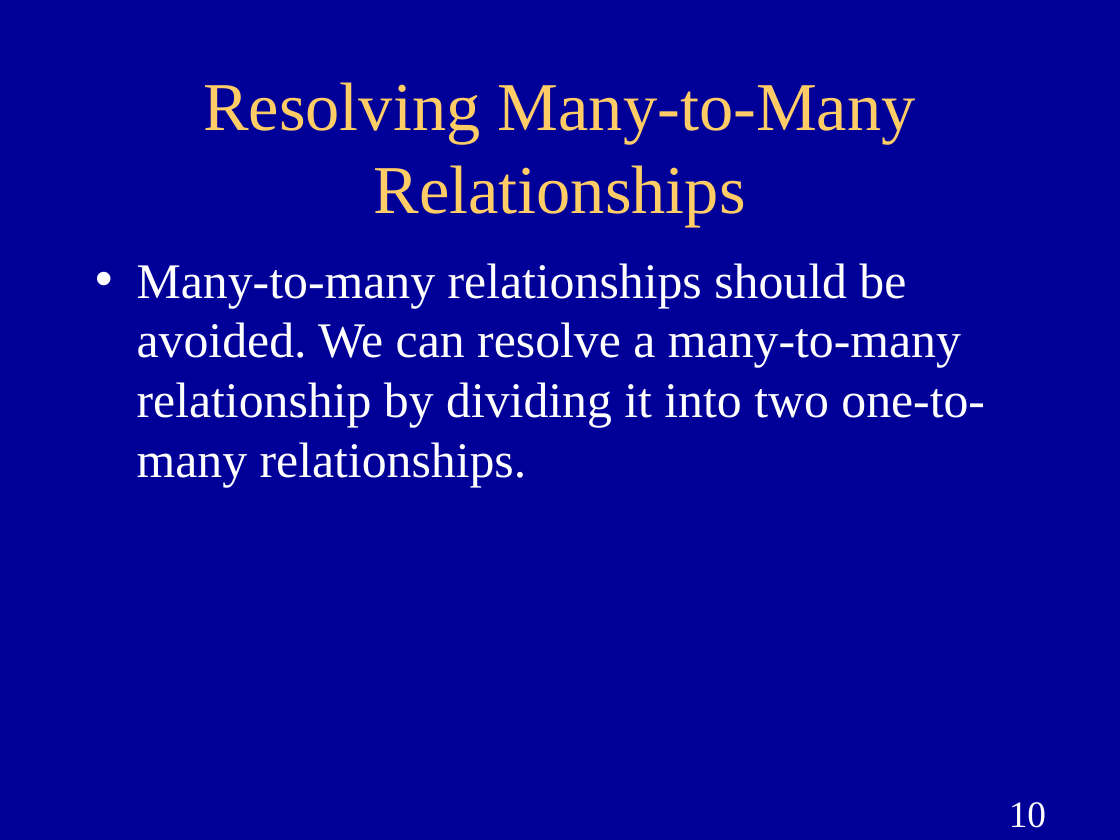
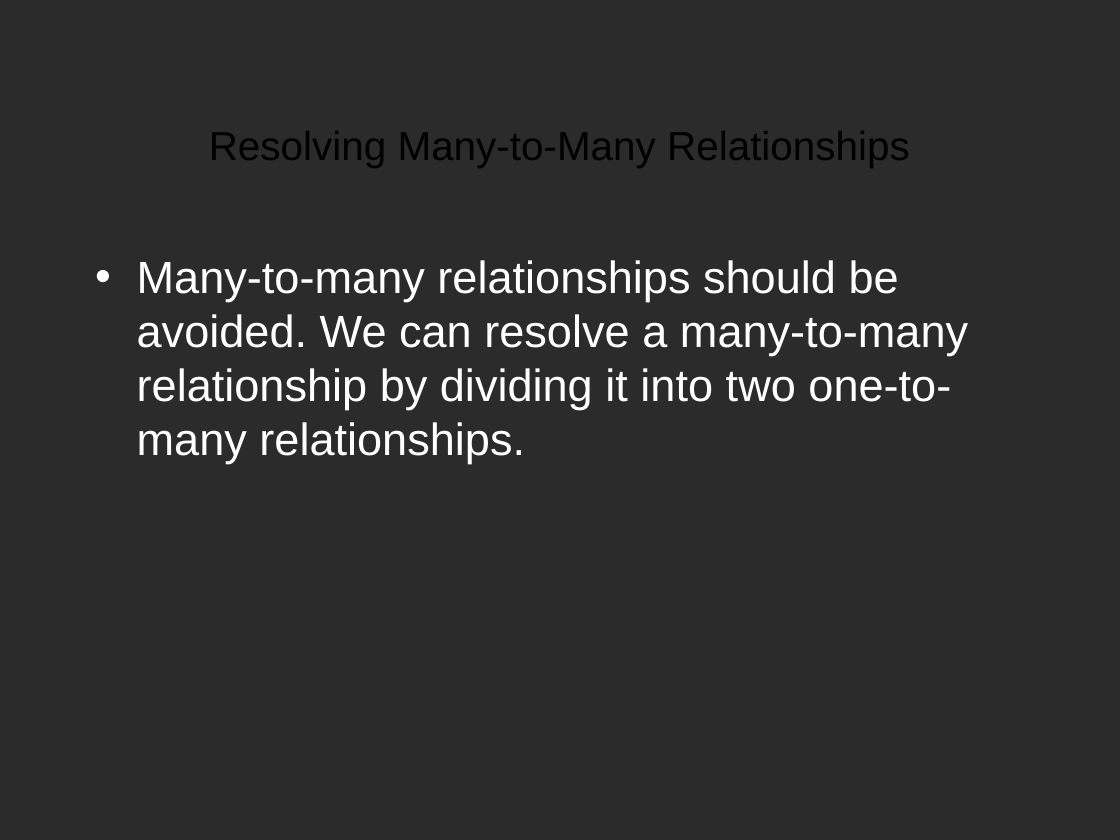
Before and after one commit to pkisambira/environment, a slide deck: slide 11 of ER-Diagram.ppt (slide 10 before the commit). Drawn at 1120x840 pixels with LibreOffice and Linux fonts; fonts in the diff are those of the drawing; background and template pictures are left out; a plain dark background stands for a picture behind light text. Boxes give left, top, right and bottom in pixels: in the first picture for what was removed or moved away, otherwise in the second. Text is boxed around its words. In the diff, an @@ line names an element or a change of style, - is before the commit and + after.

```diff
--- a/ER-Diagram.ppt
+++ b/ER-Diagram.ppt
@@ background #000099 to picture (left out) @@
@@ title "Resolving Many-to-Many Relationships" at <box>209,131,910,168</box>: size 44 to 26 pt, font Times New Roman to Arial, text colour #FFCC66 to #000000 @@
@@ text "Many-to-many relationships should be avoided. ..." at <box>137,260,968,464</box>: size 32 to 29 pt, font Times New Roman to Arial @@
@@ page number removed at <box>1009,802,1046,828</box> @@
-10
```
Also in this commit, not shown: 11 other slides changed, 1 slide added.
